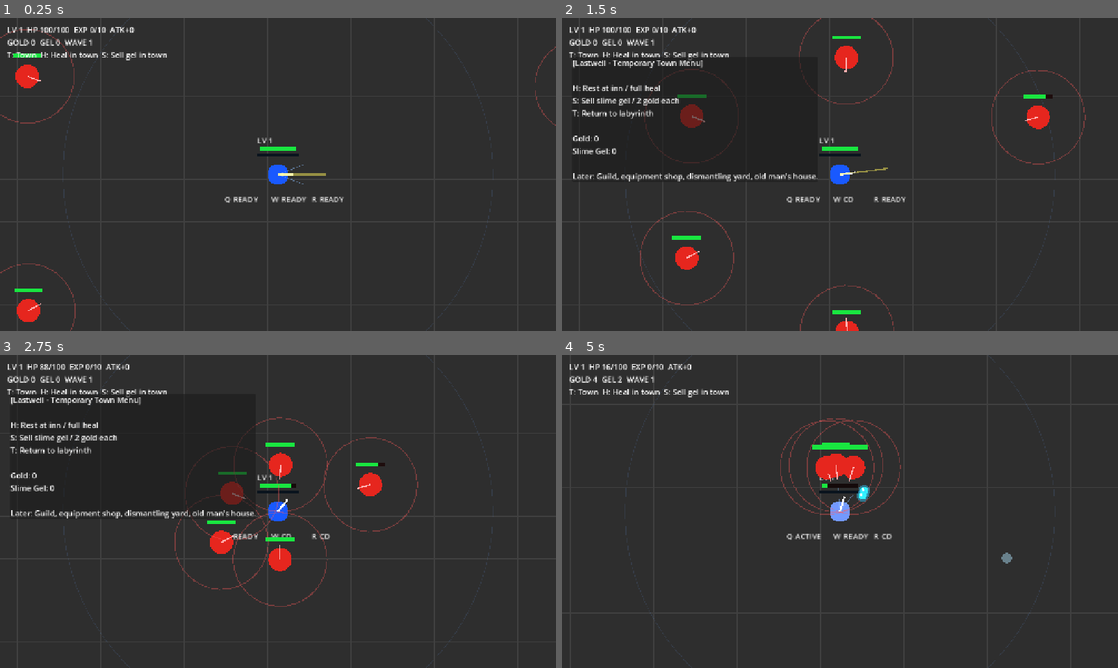
Above: before the commit, frames 1-4 (two rows, left to right).
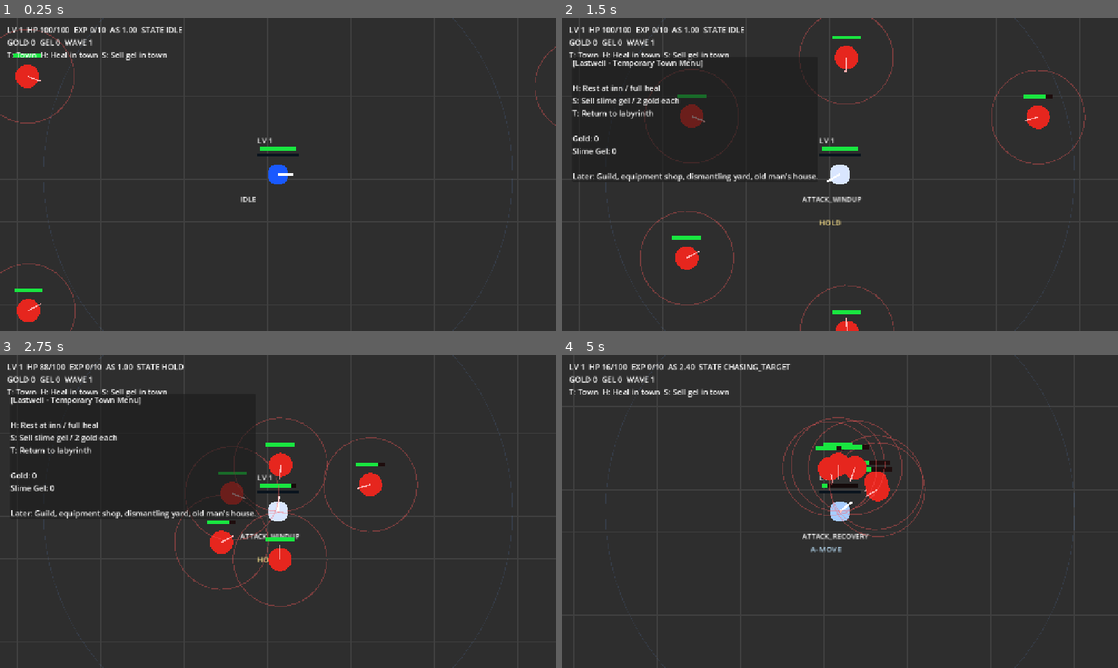
Above: after the commit, the same moments.

Repository: danyoon0760/last-archer
Game: Godot game, scene res://scenes/Main.tscn
The game is run twice, just before and just after one commit, with the same random seed, the same clock (stepped at 60 frames per second) and the same inputs.
Inputs (mouse positions are in pixels of both pictures, inside the frame that each line leads up to):
- Up to frame 1 (0.25 s): no input
- Up to frame 2 (1.5 s): tap Enter at 0.5 s; move the mouse to (962, 158) at 0.52 s; hold W 0.53-1.28 s; tap T at 0.6 s; click (962, 158) at 0.67 s; move the mouse to (728, 190) at 1.27 s; hold S from 1.28 s (still down); tap H at 1.35 s
- Up to frame 3 (2.75 s): move the mouse to (333, 442) at 2.02 s; release S at 2.03 s; hold W from 2.03 s (still down); tap R at 2.1 s
- Up to frame 4 (5 s): move the mouse to (812, 574) at 2.77 s; tap E at 2.85 s; click (812, 574) at 2.92 s; move the mouse to (1006, 558) at 3.52 s; release W at 3.53 s; hold A from 3.53 s (still down); tap Q at 3.6 s; move the mouse to (673, 464) at 4.27 s; tap T at 4.35 s

The runs differ from the first frame. In frame 1, 0.9% of the frame differs, in the area x 7-93%, y 0-100%; in frame 2, 1.0%; in frame 3, 1.0%; in frame 4, 3.0%, in the area x 5-93%, y 0-100%.

Commit message:
Use LoL style player scene in main

Diff:
--- a/scenes/Main.tscn
+++ b/scenes/Main.tscn
@@ -1,7 +1,7 @@
 [gd_scene load_steps=6 format=3]
 
 [ext_resource type="Script" path="res://scripts/main.gd" id="1_main_script"]
-[ext_resource type="PackedScene" path="res://scenes/Player.tscn" id="2_player_scene"]
+[ext_resource type="PackedScene" path="res://scenes/PlayerLOL.tscn" id="2_player_scene"]
 [ext_resource type="Script" path="res://scripts/game_manager.gd" id="3_game_manager_script"]
 [ext_resource type="Script" path="res://scripts/wave_spawner.gd" id="4_wave_spawner_script"]
 [ext_resource type="PackedScene" path="res://scenes/EnemyDummy.tscn" id="5_enemy_dummy_scene"]
